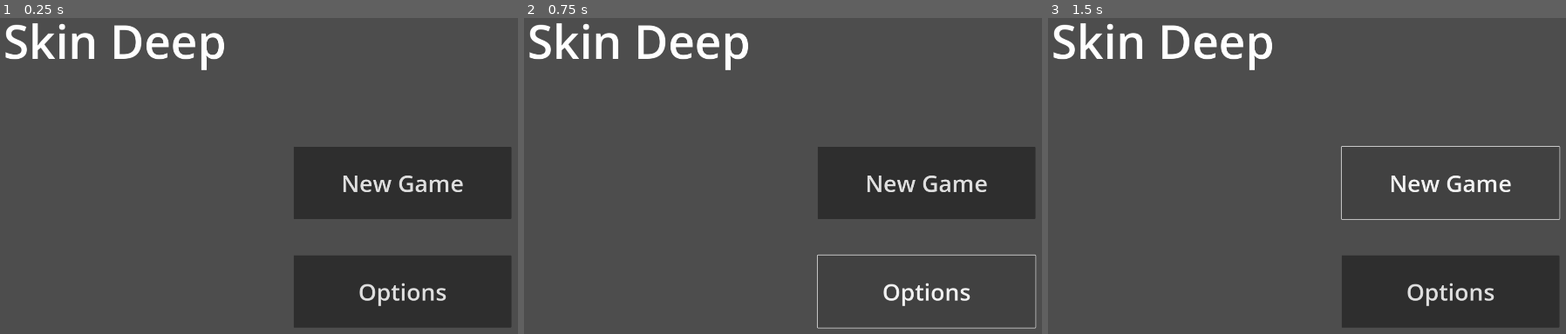
Above: before the commit, frames 1-3 (left to right).
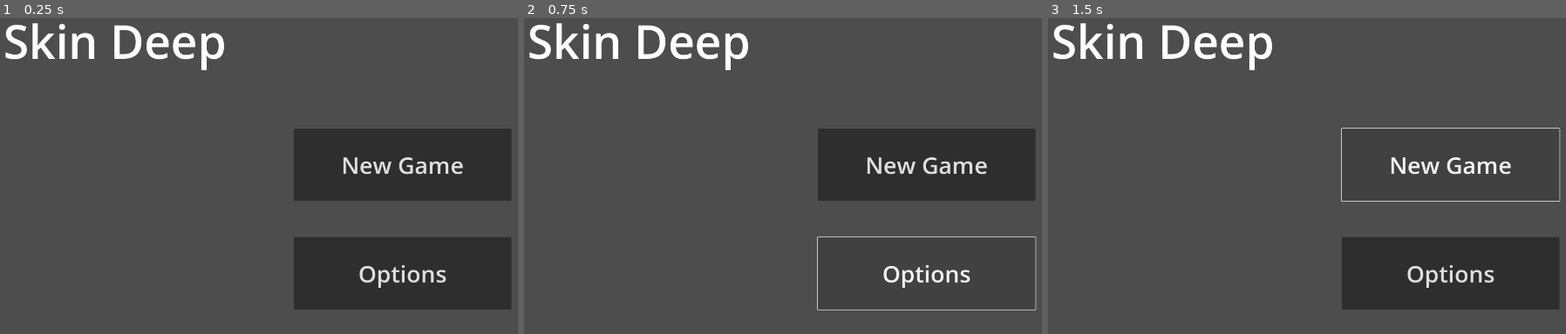
Above: after the commit, the same moments.

Repository: secretly2midgets/SkinDeep_GGJ2024
Game: Godot game, scene res://scenes/menu.tscn
Two runs of this game, one before a commit and one after it. Both use one fixed random seed, a clock stepped at 60 frames per second and the inputs below. The project has no main scene, so this scene is started directly.
Inputs:
- Up to frame 1 (0.25 s): no input
- Up to frame 2 (0.75 s): click "Options" at 0.5 s
- Up to frame 3 (1.5 s): click "New Game" at 1.25 s

The runs differ from the first frame. In frame 1, 11% of the frame differs, in the area x 56-99%, y 34-98%; in frame 2, 7.4%; in frame 3, 6.9%.

Commit message:
Added basic options screen

Diff:
--- a/scenes/menu.tscn
+++ b/scenes/menu.tscn
@@ -18,16 +18,16 @@
 
 [node name="NewGameButton" type="Button" parent="."]
 offset_left = 1100.0
-offset_top = 500.0
+offset_top = 450.0
 offset_right = 1700.0
-offset_bottom = 700.0
+offset_bottom = 650.0
 theme_override_font_sizes/font_size = 64
 text = "New Game"
 
 [node name="OptionsButton" type="Button" parent="."]
 offset_left = 1100.0
-offset_top = 800.0
+offset_top = 750.0
 offset_right = 1700.0
-offset_bottom = 1000.0
+offset_bottom = 950.0
 theme_override_font_sizes/font_size = 64
 text = "Options"
--- /dev/null
+++ b/scenes/options_screen.tscn
@@ -0,0 +1,32 @@
+[gd_scene format=3 uid="uid://cqxsji8b1trlp"]
+
+[node name="OptionsScreen" type="Node"]
+
+[node name="OptionsLabel" type="Label" parent="."]
+anchors_preset = 5
+anchor_left = 0.5
+anchor_right = 0.5
+offset_left = -244.0
+offset_top = 60.0
+offset_right = 244.0
+offset_bottom = 235.0
+grow_horizontal = 2
+theme_override_font_sizes/font_size = 128
+text = "Options"
+horizontal_alignment = 1
+vertical_alignment = 1
+
+[node name="BackButton" type="Button" parent="."]
+anchors_preset = 8
+anchor_left = 0.5
+anchor_top = 0.5
+anchor_right = 0.5
+anchor_bottom = 0.5
+offset_left = -150.0
+offset_top = 310.0
+offset_right = 150.0
+offset_bottom = 460.0
+grow_horizontal = 2
+grow_vertical = 2
+theme_override_font_sizes/font_size = 64
+text = "Back"
